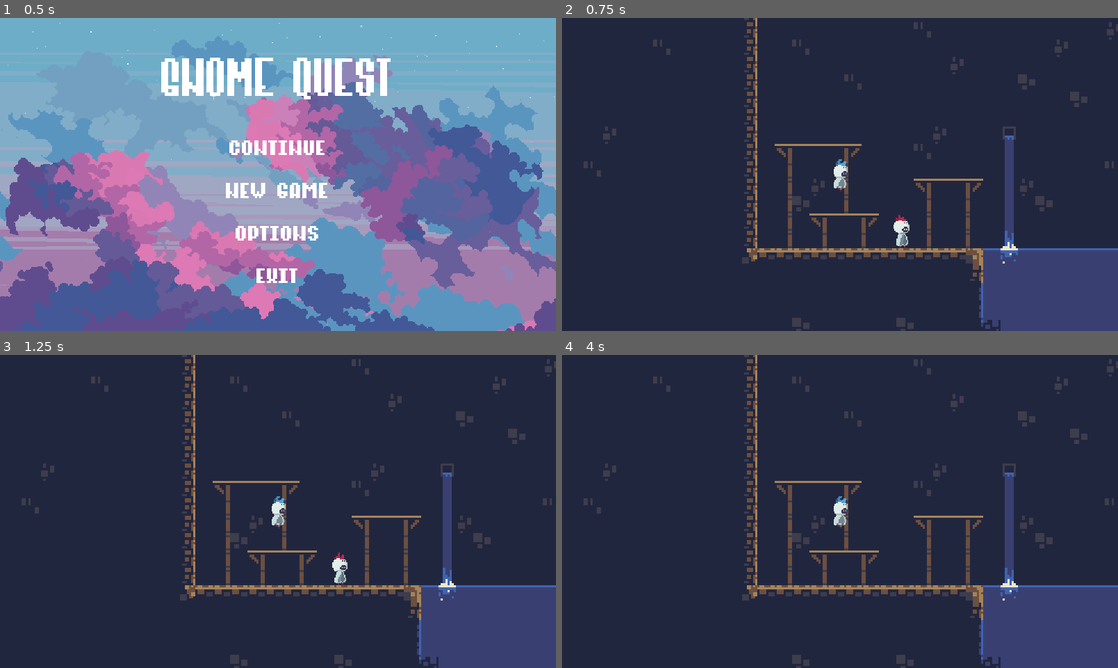
Above: before the commit, frames 1-4 (two rows, left to right).
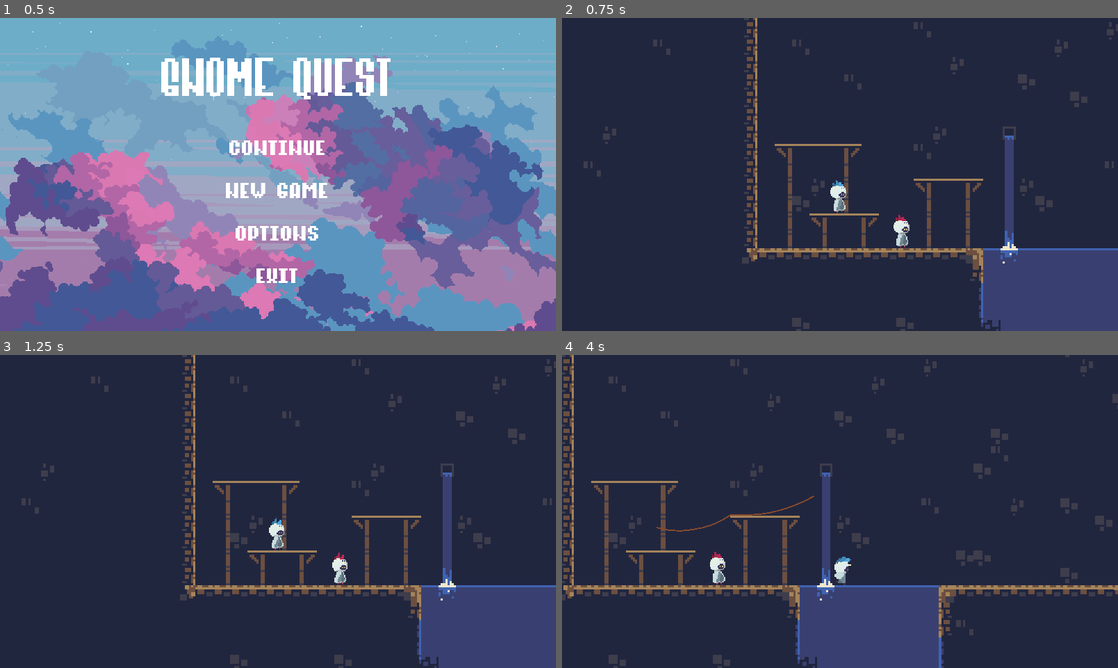
Above: after the commit, the same moments.

Repository: weyum11234/gnome_quest
Game: Godot game, scene res://scenes/main/main.tscn
The game is run twice, just before and just after one commit, with the same random seed, the same clock (stepped at 60 frames per second) and the same inputs.
Inputs (mouse positions are in pixels of both pictures, inside the frame that each line leads up to):
- Up to frame 1 (0.5 s): no input
- Up to frame 2 (0.75 s): click "New Game" at 0.5 s
- Up to frame 3 (1.25 s): no input
- Up to frame 4 (4 s): move the mouse to (962, 495) at 1.27 s; hold W (jump) 1.28-2.03 s; hold D (right) 1.28-2.78 s; click (962, 495) at 1.42 s; move the mouse to (728, 527) at 2.02 s; tap Left (left2) at 2.1 s; tap W (jump) at 2.27, 2.3, 2.57, 3.6, 3.77 s; move the mouse to (895, 442) at 2.77 s; hold A (left) 2.78-3.53 s; hold W (jump) 2.78-3.53 s; tap Right (right2) at 2.85 s; move the mouse to (812, 574) at 3.52 s; hold D (right) from 3.53 s (still down); click (812, 574) at 3.67 s

Frame 1 is identical in both runs. In frame 2, 0.3% of the frame differs, in the area x 48-52%, y 45-63%; in frame 3, 0.3%; in frame 4, 23%, in the area x 0-100%, y 0-100%.

Commit message:
player control/animation improvements

Diff:
--- a/entities/player2.gd
+++ /dev/null
@@ -1,58 +0,0 @@
-extends CharacterBody2D
-
-
-@export var speed = 300.0
-@export var jump_velocity = -400.0
-@export var jump_time = 0.25
-@export var coyote_time = 0.075
-@export var gravity_multiplier = 3.0
-
-
-# Get the gravity from the project settings to be synced with RigidBody nodes.
-var gravity = ProjectSettings.get_setting("physics/2d/default_gravity")
-var is_jumping = false
-var jump_timer = 0.0
-var coyote_timer = 0.0
-
-
-# Helper variable for handling animation
-var animation = "idle"
-
-
-func _physics_process(delta):
-	# Set default animation every delta
-	animation = "idle"
-
-	# Add the gravity.
-	if not is_on_floor() and not is_jumping:
-		velocity.y += gravity * gravity_multiplier * delta
-		coyote_timer += delta
-	else:
-		coyote_timer = 0
-
-	# Get the input direction and handle the movement/deceleration.
-	var direction = Input.get_axis("left", "right")
-	if direction:
-		velocity.x = direction * speed
-		animation = "walk"
-		$AnimatedSprite2D.flip_h = velocity.x < 0
-	else:
-		velocity.x = move_toward(velocity.x, 0, speed)
-
-	# Handle jump.
-	if Input.is_action_just_pressed("jump") and (is_on_floor() or coyote_timer < coyote_time):
-		velocity.y = jump_velocity
-		is_jumping = true
-	elif Input.is_action_pressed("jump") and is_jumping:
-		velocity.y = jump_velocity
-
-	if is_jumping and Input.is_action_pressed("jump") and jump_timer < jump_time:
-		jump_timer += delta
-		animation = "jump"
-	else:
-		is_jumping = false
-		jump_timer = 0
-
-	print(animation)
-	$AnimatedSprite2D.play(animation)
-	move_and_slide()
--- a/entities/player_2.tscn
+++ /dev/null
@@ -1,184 +0,0 @@
-[gd_scene load_steps=27 format=3 uid="uid://cljhy5p5lkd5m"]
-
-[ext_resource type="Script" path="res://entities/player2.gd" id="1_eg7ag"]
-[ext_resource type="Texture2D" uid="uid://bjj3ggu26ft8d" path="res://assets/player_sprites/Chick-Boy-Red/ChikBoy_idle.png" id="2_u337j"]
-[ext_resource type="Texture2D" uid="uid://dr8yhgfgc5v72" path="res://assets/player_sprites/Chick-Boy-Red/ChikBoy_run.png" id="3_vhemw"]
-
-[sub_resource type="AtlasTexture" id="AtlasTexture_snvih"]
-atlas = ExtResource("2_u337j")
-region = Rect2(0, 0, 32, 32)
-
-[sub_resource type="AtlasTexture" id="AtlasTexture_58yac"]
-atlas = ExtResource("2_u337j")
-region = Rect2(0, 32, 32, 32)
-
-[sub_resource type="AtlasTexture" id="AtlasTexture_0u3yc"]
-atlas = ExtResource("2_u337j")
-region = Rect2(0, 64, 32, 32)
-
-[sub_resource type="AtlasTexture" id="AtlasTexture_xnrie"]
-atlas = ExtResource("2_u337j")
-region = Rect2(0, 96, 32, 32)
-
-[sub_resource type="AtlasTexture" id="AtlasTexture_l7stc"]
-atlas = ExtResource("2_u337j")
-region = Rect2(0, 128, 32, 32)
-
-[sub_resource type="AtlasTexture" id="AtlasTexture_os4pl"]
-atlas = ExtResource("2_u337j")
-region = Rect2(0, 160, 32, 32)
-
-[sub_resource type="AtlasTexture" id="AtlasTexture_a224y"]
-atlas = ExtResource("3_vhemw")
-region = Rect2(0, 0, 32, 32)
-
-[sub_resource type="AtlasTexture" id="AtlasTexture_lymxm"]
-atlas = ExtResource("3_vhemw")
-region = Rect2(0, 32, 32, 32)
-
-[sub_resource type="AtlasTexture" id="AtlasTexture_aagun"]
-atlas = ExtResource("3_vhemw")
-region = Rect2(0, 64, 32, 32)
-
-[sub_resource type="AtlasTexture" id="AtlasTexture_aspfw"]
-atlas = ExtResource("3_vhemw")
-region = Rect2(0, 96, 32, 32)
-
-[sub_resource type="AtlasTexture" id="AtlasTexture_7hlwn"]
-atlas = ExtResource("3_vhemw")
-region = Rect2(0, 128, 32, 32)
-
-[sub_resource type="AtlasTexture" id="AtlasTexture_eey1y"]
-atlas = ExtResource("3_vhemw")
-region = Rect2(0, 0, 32, 32)
-
-[sub_resource type="AtlasTexture" id="AtlasTexture_kpbry"]
-atlas = ExtResource("3_vhemw")
-region = Rect2(0, 32, 32, 32)
-
-[sub_resource type="AtlasTexture" id="AtlasTexture_bxpwx"]
-atlas = ExtResource("3_vhemw")
-region = Rect2(0, 64, 32, 32)
-
-[sub_resource type="AtlasTexture" id="AtlasTexture_cr5qn"]
-atlas = ExtResource("3_vhemw")
-region = Rect2(0, 96, 32, 32)
-
-[sub_resource type="AtlasTexture" id="AtlasTexture_yi5nb"]
-atlas = ExtResource("3_vhemw")
-region = Rect2(0, 128, 32, 32)
-
-[sub_resource type="AtlasTexture" id="AtlasTexture_3jg2i"]
-atlas = ExtResource("3_vhemw")
-region = Rect2(0, 160, 32, 32)
-
-[sub_resource type="AtlasTexture" id="AtlasTexture_2r360"]
-atlas = ExtResource("3_vhemw")
-region = Rect2(0, 192, 32, 32)
-
-[sub_resource type="AtlasTexture" id="AtlasTexture_rqj1a"]
-atlas = ExtResource("3_vhemw")
-region = Rect2(0, 224, 32, 32)
-
-[sub_resource type="AtlasTexture" id="AtlasTexture_btqrl"]
-atlas = ExtResource("3_vhemw")
-region = Rect2(0, 256, 32, 32)
-
-[sub_resource type="AtlasTexture" id="AtlasTexture_dtibd"]
-atlas = ExtResource("3_vhemw")
-region = Rect2(0, 288, 32, 32)
-
-[sub_resource type="SpriteFrames" id="SpriteFrames_t4cov"]
-animations = [{
-"frames": [{
-"duration": 1.0,
-"texture": SubResource("AtlasTexture_snvih")
-}, {
-"duration": 1.0,
-"texture": SubResource("AtlasTexture_58yac")
-}, {
-"duration": 1.0,
-"texture": SubResource("AtlasTexture_0u3yc")
-}, {
-"duration": 1.0,
-"texture": SubResource("AtlasTexture_xnrie")
-}, {
-"duration": 1.0,
-"texture": SubResource("AtlasTexture_l7stc")
-}, {
-"duration": 1.0,
-"texture": SubResource("AtlasTexture_os4pl")
-}],
-"loop": true,
-"name": &"idle",
-"speed": 5.0
-}, {
-"frames": [{
-"duration": 1.0,
-"texture": SubResource("AtlasTexture_a224y")
-}, {
-"duration": 1.0,
-"texture": SubResource("AtlasTexture_lymxm")
-}, {
-"duration": 1.0,
-"texture": SubResource("AtlasTexture_aagun")
-}, {
-"duration": 1.0,
-"texture": SubResource("AtlasTexture_aspfw")
-}, {
-"duration": 1.0,
-"texture": SubResource("AtlasTexture_7hlwn")
-}],
-"loop": true,
-"name": &"jump",
-"speed": 5.0
-}, {
-"frames": [{
-"duration": 1.0,
-"texture": SubResource("AtlasTexture_eey1y")
-}, {
-"duration": 1.0,
-"texture": SubResource("AtlasTexture_kpbry")
-}, {
-"duration": 1.0,
-"texture": SubResource("AtlasTexture_bxpwx")
-}, {
-"duration": 1.0,
-"texture": SubResource("AtlasTexture_cr5qn")
-}, {
-"duration": 1.0,
-"texture": SubResource("AtlasTexture_yi5nb")
-}, {
-"duration": 1.0,
-"texture": SubResource("AtlasTexture_3jg2i")
-}, {
-"duration": 1.0,
-"texture": SubResource("AtlasTexture_2r360")
-}, {
-"duration": 1.0,
-"texture": SubResource("AtlasTexture_rqj1a")
-}, {
-"duration": 1.0,
-"texture": SubResource("AtlasTexture_btqrl")
-}, {
-"duration": 1.0,
-"texture": SubResource("AtlasTexture_dtibd")
-}],
-"loop": true,
-"name": &"walk",
-"speed": 5.0
-}]
-
-[sub_resource type="RectangleShape2D" id="RectangleShape2D_d02qw"]
-size = Vector2(13, 30)
-
-[node name="Player2" type="CharacterBody2D"]
-script = ExtResource("1_eg7ag")
-
-[node name="AnimatedSprite2D" type="AnimatedSprite2D" parent="."]
-sprite_frames = SubResource("SpriteFrames_t4cov")
-animation = &"jump"
-
-[node name="CollisionShape2D" type="CollisionShape2D" parent="."]
-position = Vector2(0, 1)
-shape = SubResource("RectangleShape2D_d02qw")
--- a/entities/players/player_1.tscn
+++ b/entities/players/player_1.tscn
@@ -1,6 +1,6 @@
 [gd_scene load_steps=27 format=3 uid="uid://da8ra7ljeknhu"]
 
-[ext_resource type="Script" path="res://entities/player.gd" id="1_umyfe"]
+[ext_resource type="Script" path="res://entities/players/player_1.gd" id="1_o0wvp"]
 [ext_resource type="Texture2D" uid="uid://b1qhsrblbn7vs" path="res://assets/player_sprites/Chik-Boy-Blue/ChikBoy_idle.png" id="2_i2ltl"]
 [ext_resource type="Texture2D" uid="uid://bdx38h8u6gon" path="res://assets/player_sprites/Chik-Boy-Blue/ChikBoy_run.png" id="3_nwy0a"]
 
@@ -131,7 +131,7 @@
 }],
 "loop": false,
 "name": &"jump",
-"speed": 5.0
+"speed": 10.0
 }, {
 "frames": [{
 "duration": 1.0,
@@ -166,22 +166,20 @@
 }],
 "loop": true,
 "name": &"walk",
-"speed": 10.0
+"speed": 15.0
 }]
 
-[sub_resource type="RectangleShape2D" id="RectangleShape2D_gpqg2"]
-size = Vector2(13, 30)
+[sub_resource type="RectangleShape2D" id="RectangleShape2D_tpwrs"]
+size = Vector2(20, 26)
 
 [node name="Player1" type="CharacterBody2D"]
-script = ExtResource("1_umyfe")
-speed = 100.0
-jump_velocity = -80.0
-jump_time = 0.2
-gravity_multiplier = 1.0
+collision_layer = 2
+collision_mask = 3
+script = ExtResource("1_o0wvp")
 
 [node name="AnimatedSprite2D" type="AnimatedSprite2D" parent="."]
 sprite_frames = SubResource("SpriteFrames_laluf")
-animation = &"jump"
+animation = &"walk"
 
 [node name="Camera2D" type="Camera2D" parent="."]
 zoom = Vector2(2.5, 2.5)
@@ -190,5 +188,5 @@
 drag_bottom_margin = 0.5
 
 [node name="CollisionShape2D" type="CollisionShape2D" parent="."]
-position = Vector2(0, 1)
-shape = SubResource("RectangleShape2D_gpqg2")
+position = Vector2(0, 3)
+shape = SubResource("RectangleShape2D_tpwrs")
--- a/entities/players/player_2.tscn
+++ b/entities/players/player_2.tscn
@@ -1,26 +1,113 @@
-[gd_scene load_steps=12 format=3 uid="uid://ckbqu148mihgh"]
+[gd_scene load_steps=27 format=3 uid="uid://cljhy5p5lkd5m"]
 
-[ext_resource type="Script" path="res://entities/players/player_2.gd" id="1_gapkf"]
-[ext_resource type="Texture2D" uid="uid://d1kaqdugwxjew" path="res://assets/player_sprites/gr_gnome_sprite/sprite_00.png" id="2_w8d5h"]
-[ext_resource type="Texture2D" uid="uid://cvuw5rwr5oiu3" path="res://assets/player_sprites/gr_gnome_sprite/sprite_01.png" id="3_pkru0"]
-[ext_resource type="Texture2D" uid="uid://r5u7k35a8p74" path="res://assets/player_sprites/gr_gnome_sprite/sprite_02.png" id="4_gyfel"]
-[ext_resource type="Texture2D" uid="uid://ct13sigpb2fx7" path="res://assets/player_sprites/gr_gnome_sprite/sprite_06.png" id="5_g16pf"]
-[ext_resource type="Texture2D" uid="uid://biw4splj2sfgi" path="res://assets/player_sprites/gr_gnome_sprite/sprite_05.png" id="6_2tgba"]
-[ext_resource type="Texture2D" uid="uid://bhkc3sua0pgdb" path="res://assets/player_sprites/gr_gnome_sprite/sprite_10_long_legs.png" id="7_703ud"]
-[ext_resource type="Texture2D" uid="uid://dkxec7neqww0k" path="res://assets/player_sprites/gr_gnome_sprite/sprite_11_long_legs.png" id="8_4117n"]
-[ext_resource type="Texture2D" uid="uid://cvpib5sh47nfn" path="res://assets/player_sprites/gr_gnome_sprite/sprite_12_long_legs.png" id="9_5b68v"]
+[ext_resource type="Script" path="res://entities/players/player_2.gd" id="1_eg7ag"]
+[ext_resource type="Texture2D" uid="uid://bjj3ggu26ft8d" path="res://assets/player_sprites/Chick-Boy-Red/ChikBoy_idle.png" id="2_u337j"]
+[ext_resource type="Texture2D" uid="uid://dr8yhgfgc5v72" path="res://assets/player_sprites/Chick-Boy-Red/ChikBoy_run.png" id="3_vhemw"]
 
-[sub_resource type="SpriteFrames" id="SpriteFrames_laluf"]
+[sub_resource type="AtlasTexture" id="AtlasTexture_snvih"]
+atlas = ExtResource("2_u337j")
+region = Rect2(0, 0, 32, 32)
+
+[sub_resource type="AtlasTexture" id="AtlasTexture_58yac"]
+atlas = ExtResource("2_u337j")
+region = Rect2(0, 32, 32, 32)
+
+[sub_resource type="AtlasTexture" id="AtlasTexture_0u3yc"]
+atlas = ExtResource("2_u337j")
+region = Rect2(0, 64, 32, 32)
+
+[sub_resource type="AtlasTexture" id="AtlasTexture_xnrie"]
+atlas = ExtResource("2_u337j")
+region = Rect2(0, 96, 32, 32)
+
+[sub_resource type="AtlasTexture" id="AtlasTexture_l7stc"]
+atlas = ExtResource("2_u337j")
+region = Rect2(0, 128, 32, 32)
+
+[sub_resource type="AtlasTexture" id="AtlasTexture_os4pl"]
+atlas = ExtResource("2_u337j")
+region = Rect2(0, 160, 32, 32)
+
+[sub_resource type="AtlasTexture" id="AtlasTexture_a224y"]
+atlas = ExtResource("3_vhemw")
+region = Rect2(0, 0, 32, 32)
+
+[sub_resource type="AtlasTexture" id="AtlasTexture_lymxm"]
+atlas = ExtResource("3_vhemw")
+region = Rect2(0, 32, 32, 32)
+
+[sub_resource type="AtlasTexture" id="AtlasTexture_aagun"]
+atlas = ExtResource("3_vhemw")
+region = Rect2(0, 64, 32, 32)
+
+[sub_resource type="AtlasTexture" id="AtlasTexture_aspfw"]
+atlas = ExtResource("3_vhemw")
+region = Rect2(0, 96, 32, 32)
+
+[sub_resource type="AtlasTexture" id="AtlasTexture_7hlwn"]
+atlas = ExtResource("3_vhemw")
+region = Rect2(0, 128, 32, 32)
+
+[sub_resource type="AtlasTexture" id="AtlasTexture_eey1y"]
+atlas = ExtResource("3_vhemw")
+region = Rect2(0, 0, 32, 32)
+
+[sub_resource type="AtlasTexture" id="AtlasTexture_kpbry"]
+atlas = ExtResource("3_vhemw")
+region = Rect2(0, 32, 32, 32)
+
+[sub_resource type="AtlasTexture" id="AtlasTexture_bxpwx"]
+atlas = ExtResource("3_vhemw")
+region = Rect2(0, 64, 32, 32)
+
+[sub_resource type="AtlasTexture" id="AtlasTexture_cr5qn"]
+atlas = ExtResource("3_vhemw")
+region = Rect2(0, 96, 32, 32)
+
+[sub_resource type="AtlasTexture" id="AtlasTexture_yi5nb"]
+atlas = ExtResource("3_vhemw")
+region = Rect2(0, 128, 32, 32)
+
+[sub_resource type="AtlasTexture" id="AtlasTexture_3jg2i"]
+atlas = ExtResource("3_vhemw")
+region = Rect2(0, 160, 32, 32)
+
+[sub_resource type="AtlasTexture" id="AtlasTexture_2r360"]
+atlas = ExtResource("3_vhemw")
+region = Rect2(0, 192, 32, 32)
+
+[sub_resource type="AtlasTexture" id="AtlasTexture_rqj1a"]
+atlas = ExtResource("3_vhemw")
+region = Rect2(0, 224, 32, 32)
+
+[sub_resource type="AtlasTexture" id="AtlasTexture_btqrl"]
+atlas = ExtResource("3_vhemw")
+region = Rect2(0, 256, 32, 32)
+
+[sub_resource type="AtlasTexture" id="AtlasTexture_dtibd"]
+atlas = ExtResource("3_vhemw")
+region = Rect2(0, 288, 32, 32)
+
+[sub_resource type="SpriteFrames" id="SpriteFrames_t4cov"]
 animations = [{
 "frames": [{
 "duration": 1.0,
-"texture": ExtResource("2_w8d5h")
+"texture": SubResource("AtlasTexture_snvih")
 }, {
 "duration": 1.0,
-"texture": ExtResource("3_pkru0")
+"texture": SubResource("AtlasTexture_58yac")
 }, {
 "duration": 1.0,
-"texture": ExtResource("4_gyfel")
+"texture": SubResource("AtlasTexture_0u3yc")
+}, {
+"duration": 1.0,
+"texture": SubResource("AtlasTexture_xnrie")
+}, {
+"duration": 1.0,
+"texture": SubResource("AtlasTexture_l7stc")
+}, {
+"duration": 1.0,
+"texture": SubResource("AtlasTexture_os4pl")
 }],
 "loop": true,
 "name": &"idle",
@@ -28,48 +115,73 @@
 }, {
 "frames": [{
 "duration": 1.0,
-"texture": ExtResource("5_g16pf")
+"texture": SubResource("AtlasTexture_a224y")
 }, {
 "duration": 1.0,
-"texture": ExtResource("6_2tgba")
+"texture": SubResource("AtlasTexture_lymxm")
+}, {
+"duration": 1.0,
+"texture": SubResource("AtlasTexture_aagun")
+}, {
+"duration": 1.0,
+"texture": SubResource("AtlasTexture_aspfw")
+}, {
+"duration": 1.0,
+"texture": SubResource("AtlasTexture_7hlwn")
 }],
 "loop": false,
 "name": &"jump",
-"speed": 2.0
+"speed": 10.0
 }, {
 "frames": [{
 "duration": 1.0,
-"texture": ExtResource("7_703ud")
+"texture": SubResource("AtlasTexture_eey1y")
 }, {
 "duration": 1.0,
-"texture": ExtResource("8_4117n")
+"texture": SubResource("AtlasTexture_kpbry")
 }, {
 "duration": 1.0,
-"texture": ExtResource("9_5b68v")
+"texture": SubResource("AtlasTexture_bxpwx")
+}, {
+"duration": 1.0,
+"texture": SubResource("AtlasTexture_cr5qn")
+}, {
+"duration": 1.0,
+"texture": SubResource("AtlasTexture_yi5nb")
+}, {
+"duration": 1.0,
+"texture": SubResource("AtlasTexture_3jg2i")
+}, {
+"duration": 1.0,
+"texture": SubResource("AtlasTexture_2r360")
+}, {
+"duration": 1.0,
+"texture": SubResource("AtlasTexture_rqj1a")
+}, {
+"duration": 1.0,
+"texture": SubResource("AtlasTexture_btqrl")
+}, {
+"duration": 1.0,
+"texture": SubResource("AtlasTexture_dtibd")
 }],
 "loop": true,
 "name": &"walk",
-"speed": 7.0
+"speed": 15.0
 }]
 
-[sub_resource type="CapsuleShape2D" id="CapsuleShape2D_kah1f"]
-radius = 6.0
-height = 16.0
+[sub_resource type="RectangleShape2D" id="RectangleShape2D_o2ke3"]
+size = Vector2(20, 26)
 
 [node name="Player2" type="CharacterBody2D"]
 collision_layer = 2
 collision_mask = 3
-script = ExtResource("1_gapkf")
+script = ExtResource("1_eg7ag")
 
 [node name="AnimatedSprite2D" type="AnimatedSprite2D" parent="."]
-sprite_frames = SubResource("SpriteFrames_laluf")
+sprite_frames = SubResource("SpriteFrames_t4cov")
 animation = &"walk"
-
-[node name="Camera2D" type="Camera2D" parent="."]
-zoom = Vector2(2.5, 2.5)
-drag_vertical_enabled = true
-drag_top_margin = 0.5
-drag_bottom_margin = 0.5
+frame_progress = 0.444138
 
 [node name="CollisionShape2D" type="CollisionShape2D" parent="."]
-shape = SubResource("CapsuleShape2D_kah1f")
+position = Vector2(0, 3)
+shape = SubResource("RectangleShape2D_o2ke3")
--- a/scenes/level_01/level_01.tscn
+++ b/scenes/level_01/level_01.tscn
@@ -1,8 +1,9 @@
-[gd_scene load_steps=6 format=3 uid="uid://dnbwgg880owl2"]
-
-[ext_resource type="PackedScene" uid="uid://da8ra7ljeknhu" path="res://entities/player_1.tscn" id="1_4qsre"]
+[gd_scene load_steps=7 format=3 uid="uid://dnbwgg880owl2"]
+
+[ext_resource type="PackedScene" uid="uid://da8ra7ljeknhu" path="res://entities/players/player_1.tscn" id="1_4qsre"]
 [ext_resource type="Texture2D" uid="uid://catnei36uf3jx" path="res://assets/tilesets_maps/underground_areas/cavesofgallet_tiles_scaled_2x_pngcrushed.png" id="1_hf6iv"]
-[ext_resource type="PackedScene" uid="uid://cljhy5p5lkd5m" path="res://entities/player_2.tscn" id="3_fbq08"]
+[ext_resource type="Script" path="res://scenes/level_01/level_01.gd" id="1_voxlq"]
+[ext_resource type="PackedScene" uid="uid://cljhy5p5lkd5m" path="res://entities/players/player_2.tscn" id="3_fbq08"]
 
 [sub_resource type="TileSetAtlasSource" id="TileSetAtlasSource_s0qnu"]
 texture = ExtResource("1_hf6iv")
@@ -329,6 +330,7 @@
 
 [node name="Level_01" type="Node2D"]
 scale = Vector2(0.5, 0.5)
+script = ExtResource("1_voxlq")
 
 [node name="Map" type="TileMap" parent="."]
 tile_set = SubResource("TileSet_snfll")
